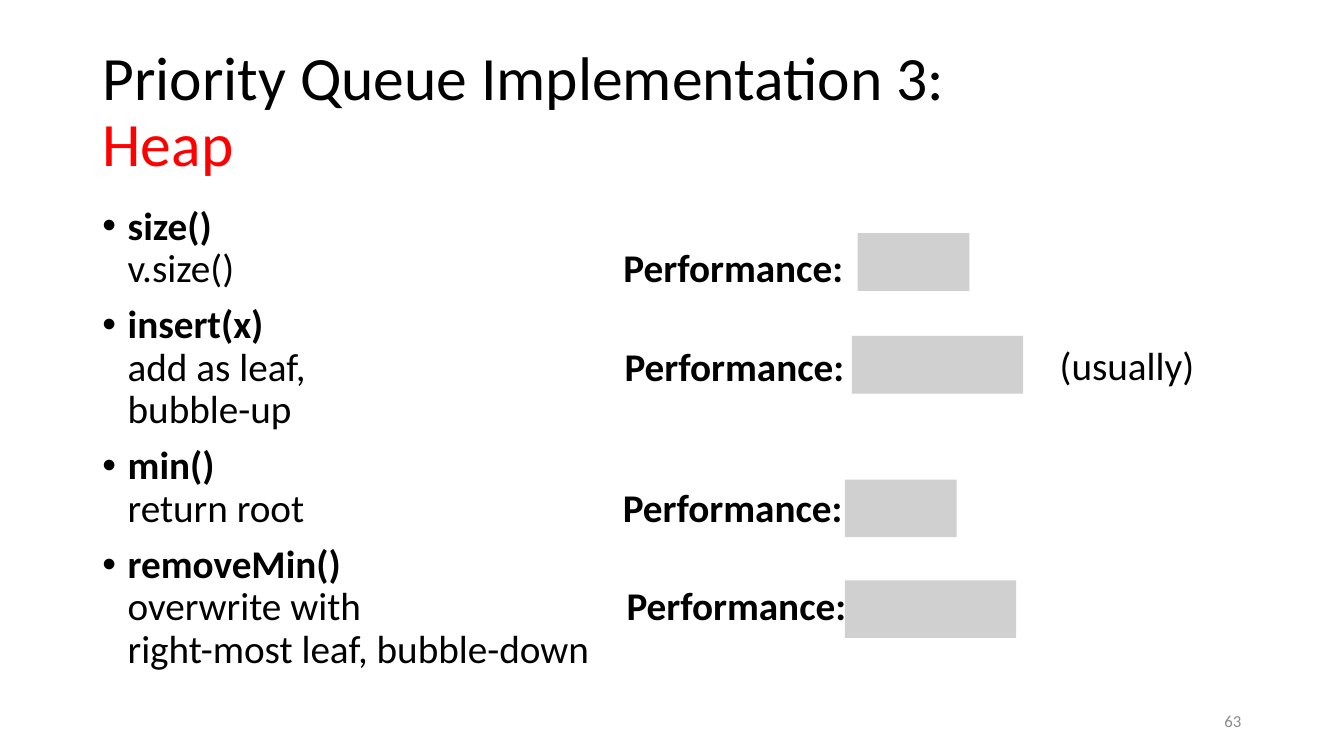
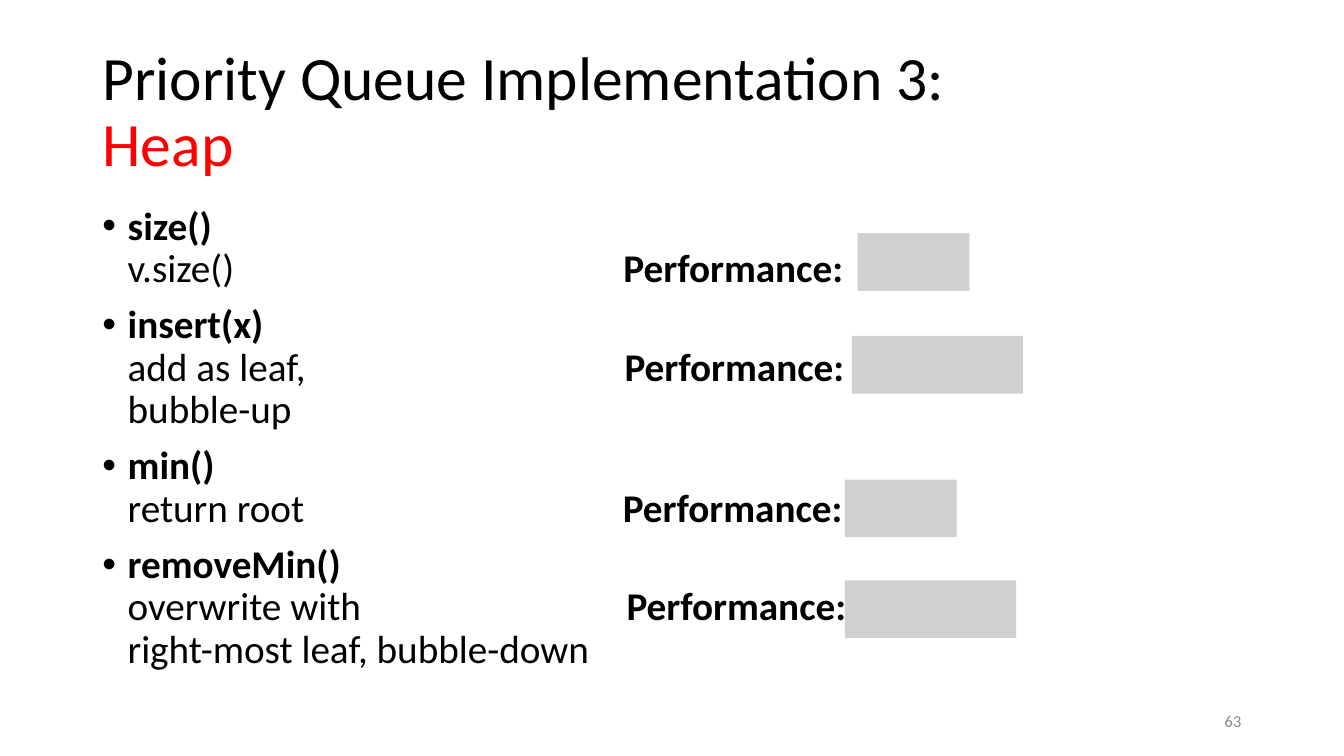
Before and after one commit to tjd1234/cmpt225fall2023, a slide deck: slide 63 of lecture_notes/week7/week7_priority_queues.pptx. Drawn at 1344x756 pixels with LibreOffice and Linux fonts; fonts in the diff are those of the drawing; grey boxes stand for pictures. Boxes give left, top, right and bottom in pixels: in the first picture for what was removed or moved away, otherwise in the second. Text is boxed around its words. In the diff, an @@ line names an element or a change of style, - is before the commit and + after.

```diff
--- a/lecture_notes/week7/week7_priority_queues.pptx
+++ b/lecture_notes/week7/week7_priority_queues.pptx
@@ text removed at (1060,351,1195,387) @@
-(usually)
```
Also in this commit, not shown: 10 other slides changed, 2 other files.
